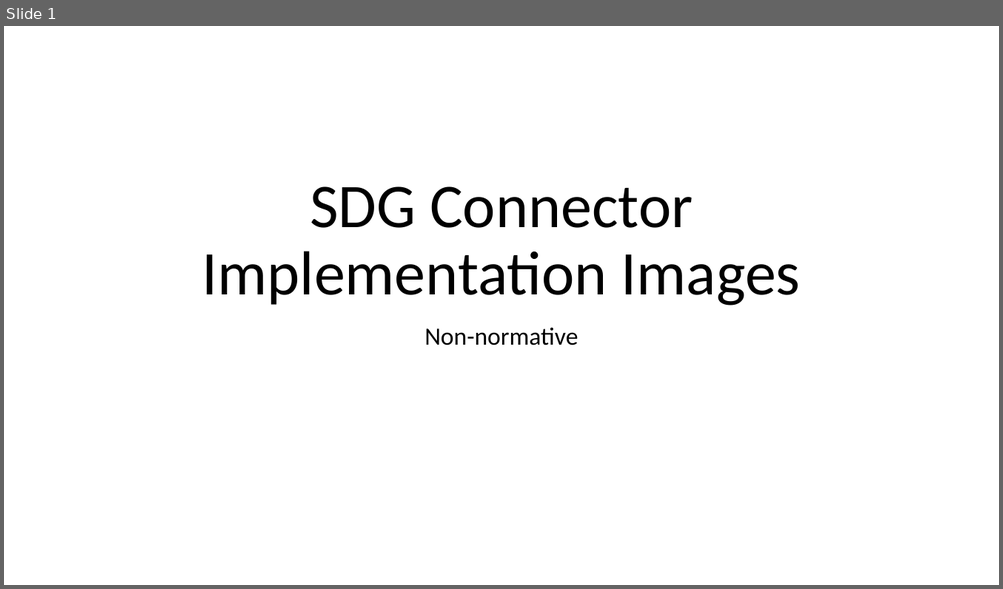
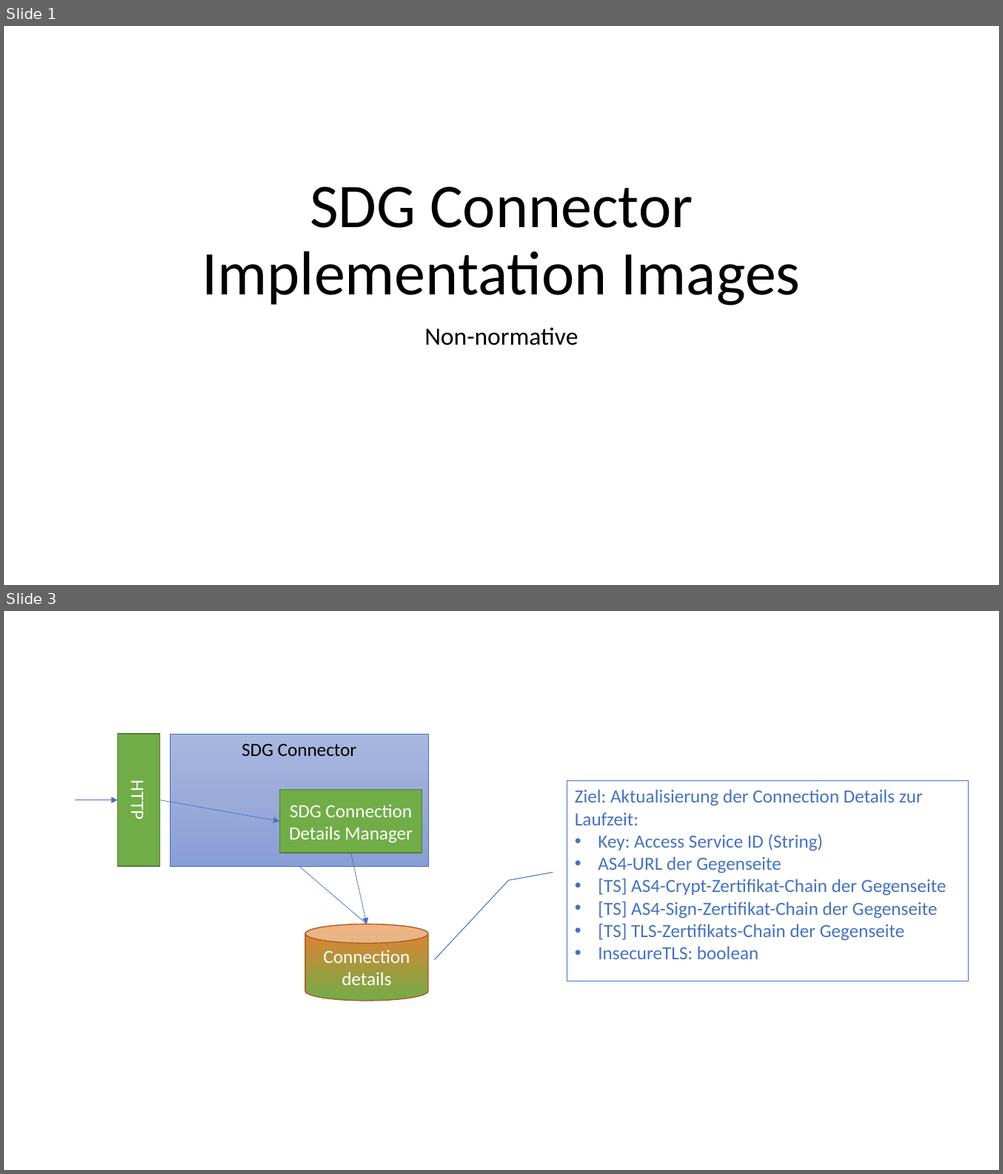
Before and after one commit to Governikus/SDG-shared-commons, a slide deck: docs/SDG Connector Implementation.pptx. Shown one above the other, each under a label of ours: slide 1 before the commit, slides 1 and 3 after it; the slides between them are not shown. The pictures are 1003x589 and 1003x1174 pixels, drawn with LibreOffice and Linux fonts; fonts in the diff are those of the drawing. Boxes give left, top, right and bottom in pixels: in the first picture for what was removed or moved away, otherwise in the second. Text is boxed around its words. In the diff, an @@ line names an element or a change of style, - is before the commit and + after.

```diff
--- a/docs/SDG Connector Implementation.pptx
+++ b/docs/SDG Connector Implementation.pptx
@@ slide 3 added at box(4, 611, 999, 1170), background #FFFFFF @@
@@ rectangle added at box(117, 734, 160, 866), fill #70AD47, outline #538035 1 pt, 18 pt, text #FFFFFF @@
+HTTP
@@ rectangle added at box(170, 734, 429, 866), fill gradient #A8B7DF to #9AABD9 to #889ED7, outline #4472C4 0.5 pt, 18 pt, text #000000 @@
+SDG Connector
@@ border callout added at box(567, 781, 968, 981), outline #4472C4 0.75 pt, 18 pt, text #4472C4 @@
+Ziel: Aktualisierung der Connection Details zur Laufzeit:
+• Key: Access Service ID (String)
+• AS4-URL der Gegenseite
+• [TS] AS4-Crypt-Zertifikat-Chain der Gegenseite
+• [TS] AS4-Sign-Zertifikat-Chain der Gegenseite
+• [TS] TLS-Zertifikats-Chain der Gegenseite
+• InsecureTLS: boolean
@@ arrow added from (75, 800) to (117, 800), #4472C4 0.5 pt @@
@@ arrow added from (160, 800) to (279, 821), #4472C4 0.5 pt @@
@@ rectangle added at box(279, 790, 422, 854), fill #70AD47, outline #538035 1 pt, 18 pt, text #FFFFFF @@
+SDG Connection Details Manager
@@ arrow added from (351, 853) to (367, 924), #4472C4 0.5 pt @@
@@ line added from (299, 866) to (367, 924), #4472C4 0.5 pt @@
@@ cylinder added at box(305, 924, 429, 1001), fill gradient #ED7D31 to #70AD47, outline #AF5C24 1 pt, 18 pt, text #FFFFFF @@
+Connection details
```
Also in this commit, not shown: 1 slide changed, 6 other slides added.
